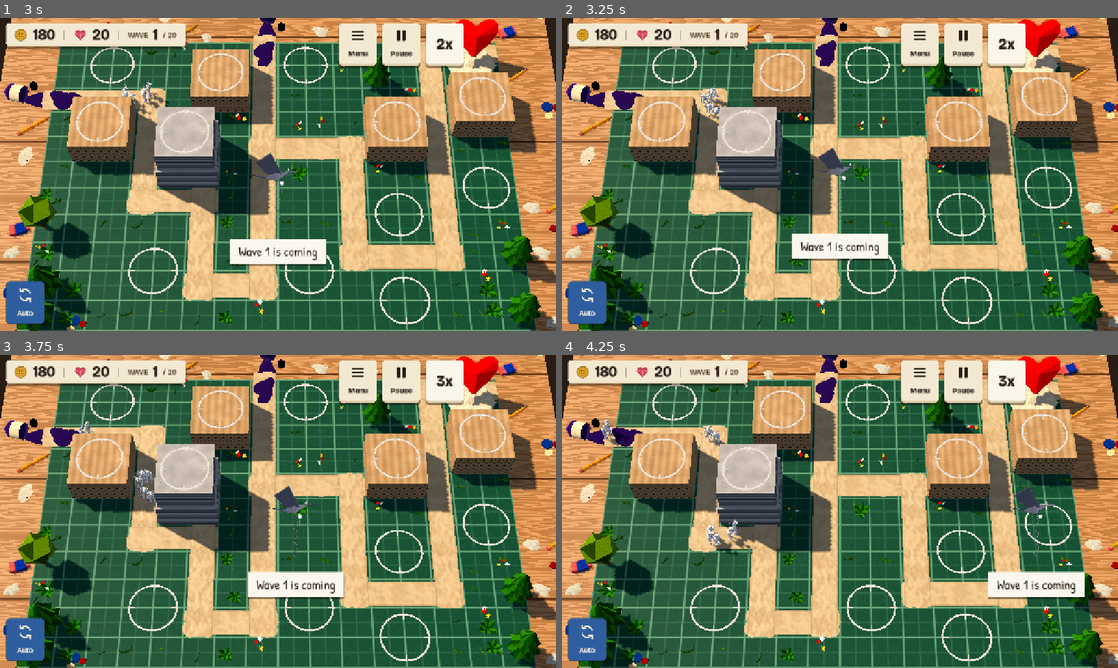
Above: before the commit, frames 1-4 (two rows, left to right).
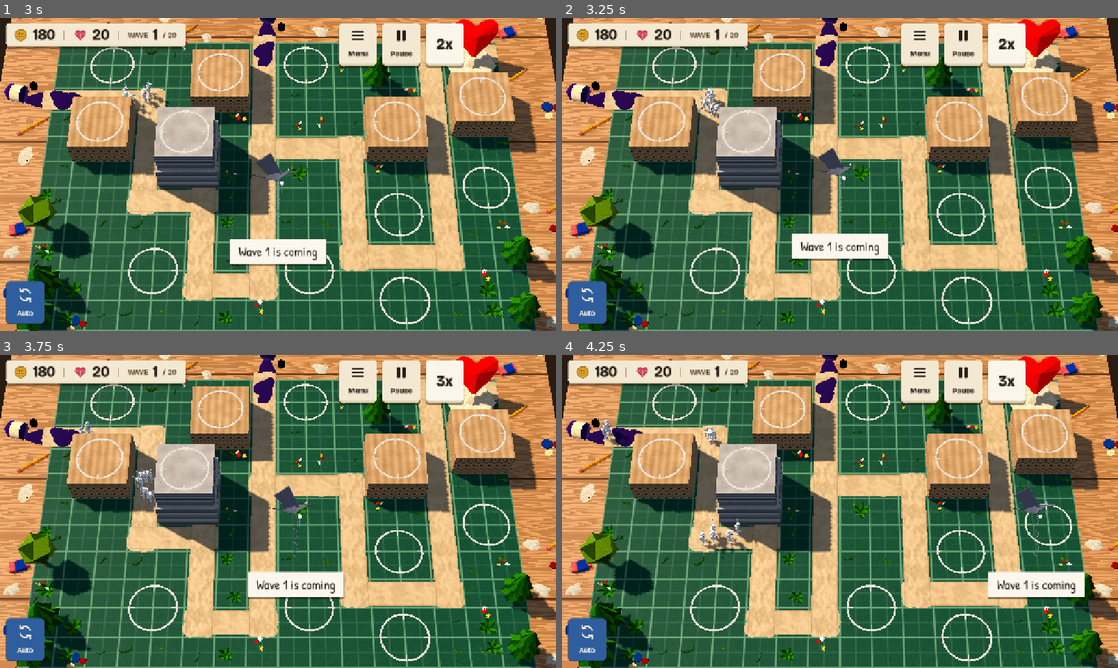
Above: after the commit, the same moments.

Repository: juanpalopez/psychic-bassoon
Game: Godot game, scene res://main.tscn
Same seed, same stepped clock (60 frames per second), same inputs: the game is played once before the commit and once after it.
Inputs:
- Up to frame 1 (3 s): click "Start wave 1" at 0.5 s; click "Skip intro" at 1.25 s; click "Auto" at 2 s; click "1x" at 2.75 s
- Up to frame 2 (3.25 s): no input
- Up to frame 3 (3.75 s): click "2x" at 3.5 s
- Up to frame 4 (4.25 s): no input

Frame 1 is identical in both runs. In frame 2, 0.2% of the frame differs, in the area x 24-30%, y 21-33%; in frame 3, less than 0.1%; in frame 4, 0.6%, in the area x 24-36%, y 22-65%.

Commit message:
fix(render): ease foe headings so spread glides round corners
The offset used the raw heading, so it jumped across the road at every
corner. Headings now turn over a few ticks and are dropped when a foe
is gone. Adds corner and cleanup tests; flyer width test is stricter.

Refs #310

Co-Authored-By: Claude Sonnet 5.5 <noreply@anthropic.com>
Claude-Session: https://claude.ai/code/session_013kCD1gD2mF2bzJQYitQCV3

Diff:
--- a/godot/render/foes_view.gd
+++ b/godot/render/foes_view.gd
@@ -41,6 +41,9 @@
 const DEFAULT_YAW := PI / 2.0
 
 ## Whether foes are moved by their `FoeSpread` offset (tests turn it off to read sim points).
+## How much of the way to a new heading a foe turns each tick (a corner takes a few ticks).
+const HEADING_EASE := 0.2
+
 var spread_enabled := true
 
 var _multimeshes := {}
@@ -166,6 +169,31 @@
 		(_multimeshes[type] as MultiMesh).visible_instance_count = 0
 
 
+## Eases each walking foe's heading towards the way it walked this tick, and forgets the
+## foes that are gone. A foe at a road corner turns its heading over several ticks, so its
+## spread offset glides round the corner instead of jumping across the road.
+func _ease_headings(game: GameState) -> void:
+	var alive := {}
+	for foe in game.foes:
+		alive[foe.id] = true
+		var walked: Vector2 = _current[foe.id] - _previous[foe.id]
+		if walked.length_squared() <= 1e-9:
+			continue
+		var raw := walked.normalized()
+		if not _headings.has(foe.id):
+			_headings[foe.id] = raw
+			continue
+		var eased: Vector2 = (_headings[foe.id] as Vector2).lerp(raw, HEADING_EASE)
+		# a full turn about leaves nothing to ease towards: take the new way
+		_headings[foe.id] = eased.normalized() if eased.length_squared() > 1e-6 else raw
+	for id in _headings.keys():
+		if not alive.has(id):
+			_headings.erase(id)
+	for id in _yaws.keys():
+		if not alive.has(id):
+			_yaws.erase(id)
+
+
 ## Draws the foes of `game`. `alpha` is how far we are from the last tick to the
 ## next, 0 to 1.
 func update(game: GameState, alpha: float) -> void:
@@ -179,6 +207,7 @@
 			before[foe.id] = _current.get(foe.id, next[foe.id])
 		_previous = before
 		_current = next
+		_ease_headings(game)
 	var blend := clampf(alpha, 0.0, 1.0)
 	for type in _used:
 		_used[type] = 0
@@ -196,8 +225,6 @@
 		var at := from.lerp(to, blend)
 		var position := BoardSpace.point_to_world(at.x, at.y)
 		var walked := to - from
-		if walked.length_squared() > 1e-9:
-			_headings[foe.id] = walked.normalized()
 		var lift := 0.0
 		if spread_enabled:
 			var spread := FoeSpread.offset(foe.id, _headings.get(foe.id, Vector2.RIGHT), foe.flying)
--- a/godot/tests/render/test_foe_spread.gd
+++ b/godot/tests/render/test_foe_spread.gd
@@ -88,7 +88,7 @@
 		heights[snappedf(o.y, 0.01)] = true
 		widest = maxf(widest, absf(o.z))
 	assert_gt(heights.size(), 10)
-	assert_gt(widest, FoeSpread.LANE)
+	assert_gt(widest, FoeSpread.LANE + FoeSpread.JITTER)
 
 
 func test_two_foes_at_one_sim_position_draw_apart() -> void:
@@ -132,6 +132,38 @@
 	assert_almost_eq(at.z, truth.z + o.z, 1e-5)
 
 
+func test_the_offset_glides_round_a_road_corner() -> void:
+	# a foe walks right, then turns down; its drawn spot may not jump across the road
+	var view := _drawn_view()
+	var foe := _foe(1, "scrapGoblin", 2.0, 2.0)
+	var previous := Vector3.ZERO
+	var biggest := 0.0
+	for tick in 20:
+		if tick < 10:
+			foe.x += 0.1
+		else:
+			foe.y += 0.1
+		view.update(_game_with([foe] as Array[Foe], tick + 1), 1.0)
+		var sim := BoardSpace.point_to_world(foe.x, foe.y)
+		var drawn := view.drawn_position("scrapGoblin", 0)
+		var offset := Vector3(drawn.x - sim.x, 0.0, drawn.z - sim.z)
+		if tick > 0:
+			biggest = maxf(biggest, offset.distance_to(previous))
+		previous = offset
+	assert_lt(biggest, 0.1, "no jump of more than a tenth of a cell between ticks")
+
+
+func test_headings_of_gone_foes_are_forgotten() -> void:
+	var view := _drawn_view()
+	var foe := _foe(5, "scrapGoblin", 2.0, 2.0)
+	view.update(_game_with([foe] as Array[Foe], 1), 1.0)
+	foe.x += 0.1
+	view.update(_game_with([foe] as Array[Foe], 2), 1.0)
+	assert_true(view._headings.has(5))
+	view.update(_game_with([] as Array[Foe], 3), 1.0)
+	assert_false(view._headings.has(5), "pruned when the foe is gone")
+
+
 func test_health_bars_follow_the_offset_foe() -> void:
 	var view := _drawn_view()
 	var foe := _foe(2, "scrapGoblin", 4.5, 3.5)
